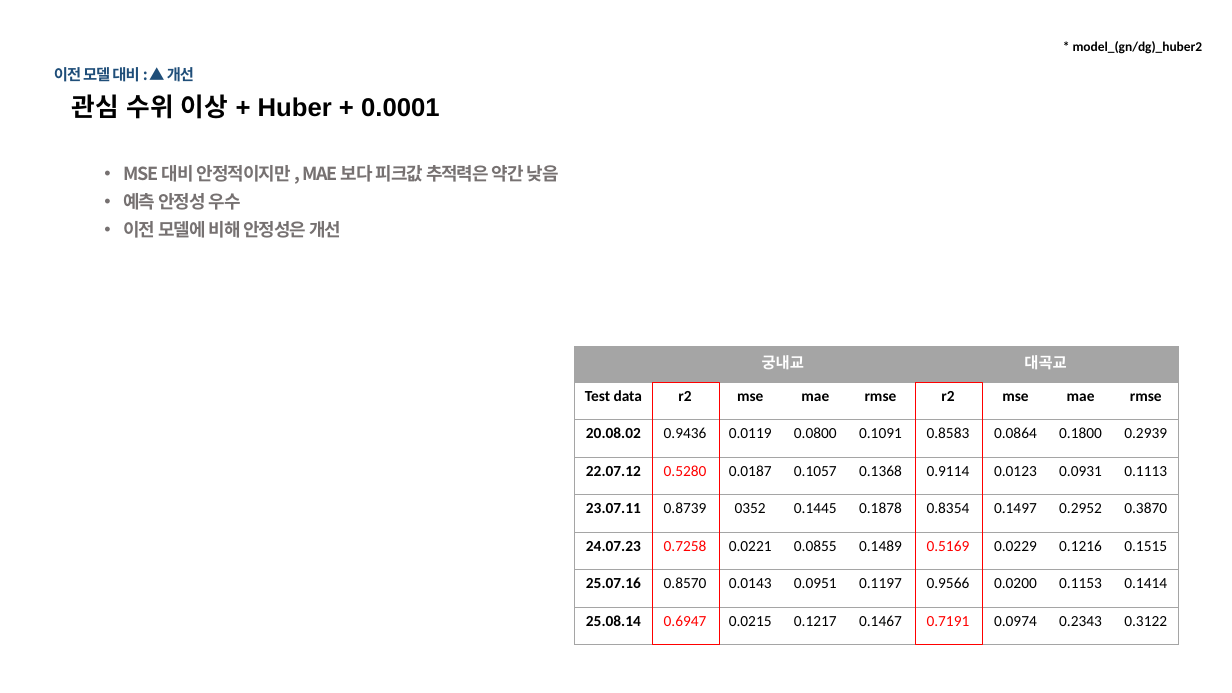
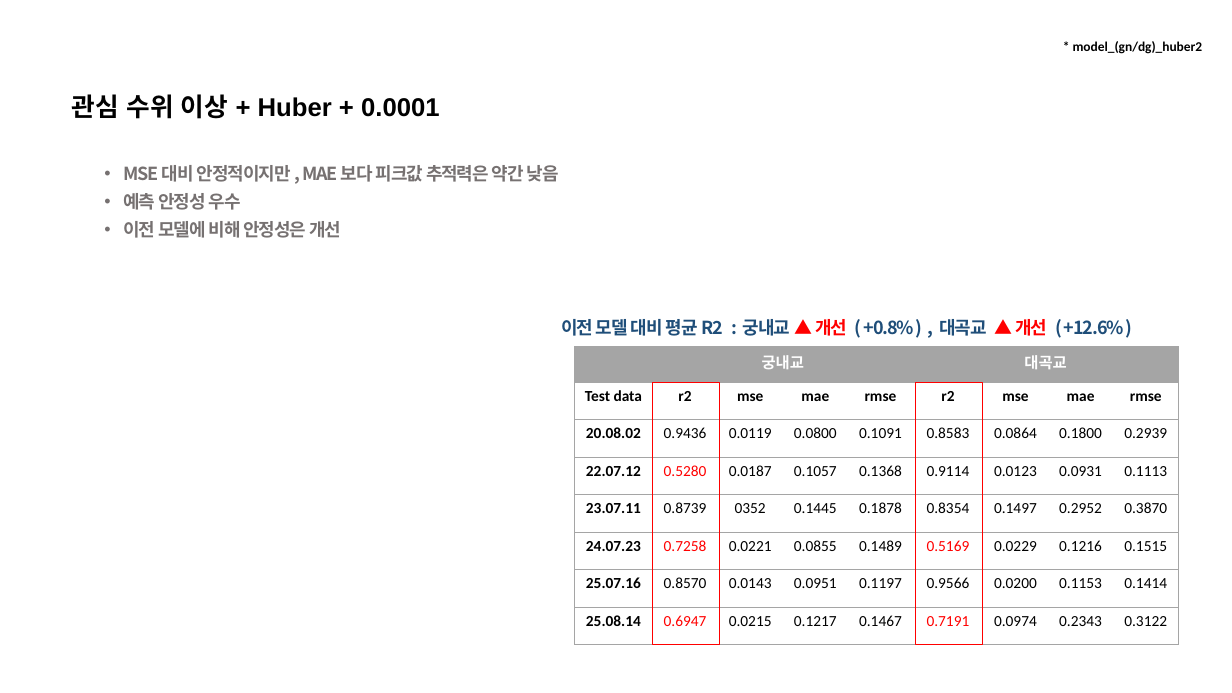
Before and after one commit to JEONGMIN0000/TrainDataCreater_LSTM, a slide deck: slide 24 of ParallelLSTM/result/Parallel LSTM 결과 보고.pptx. Drawn at 1232x693 pixels with LibreOffice and Linux fonts; fonts in the diff are those of the drawing. Boxes give left, top, right and bottom in pixels: in the first picture for what was removed or moved away, otherwise in the second. Text is boxed around its words. In the diff, an @@ line names an element or a change of style, - is before the commit and + after.

Commit message:
결과 파일 개선 정확도 추가

```diff
--- a/ParallelLSTM/result/Parallel LSTM 결과 보고.pptx
+++ b/ParallelLSTM/result/Parallel LSTM 결과 보고.pptx
@@ text removed at (54, 67, 194, 82) @@
-이전 모델 대비 : ▲ 개선
@@ text added at (561, 319, 1124, 336), 14 pt, text #1F4E79, bold @@
+이전 모델 대비 평균 R2 : 궁내교 ▲ 개선 ( +0.8% ) , 대곡교 ▲ 개선 ( +12.6% )
```
Also in this commit, not shown: 19 other slides changed, 1 other file.
